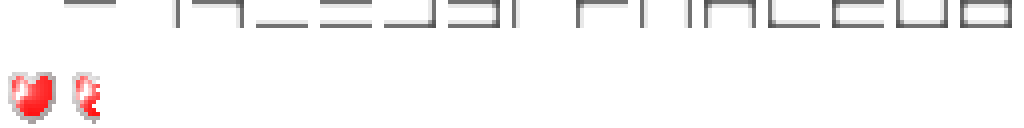
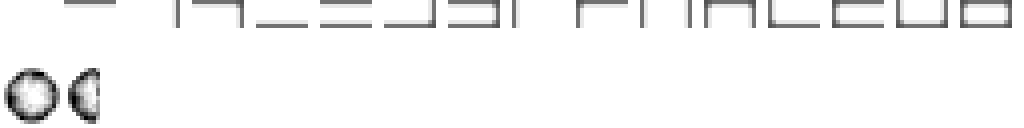
The second (1024, 128) image is a revision of the first. Changes to its layers:
painted on "Calque Copié" over 68, 68, 100, 124
added layer "coeurs #1" above "coeurs" over 4, 68, 100, 124
hid "coeurs", painted on it over 8, 72, 100, 124
